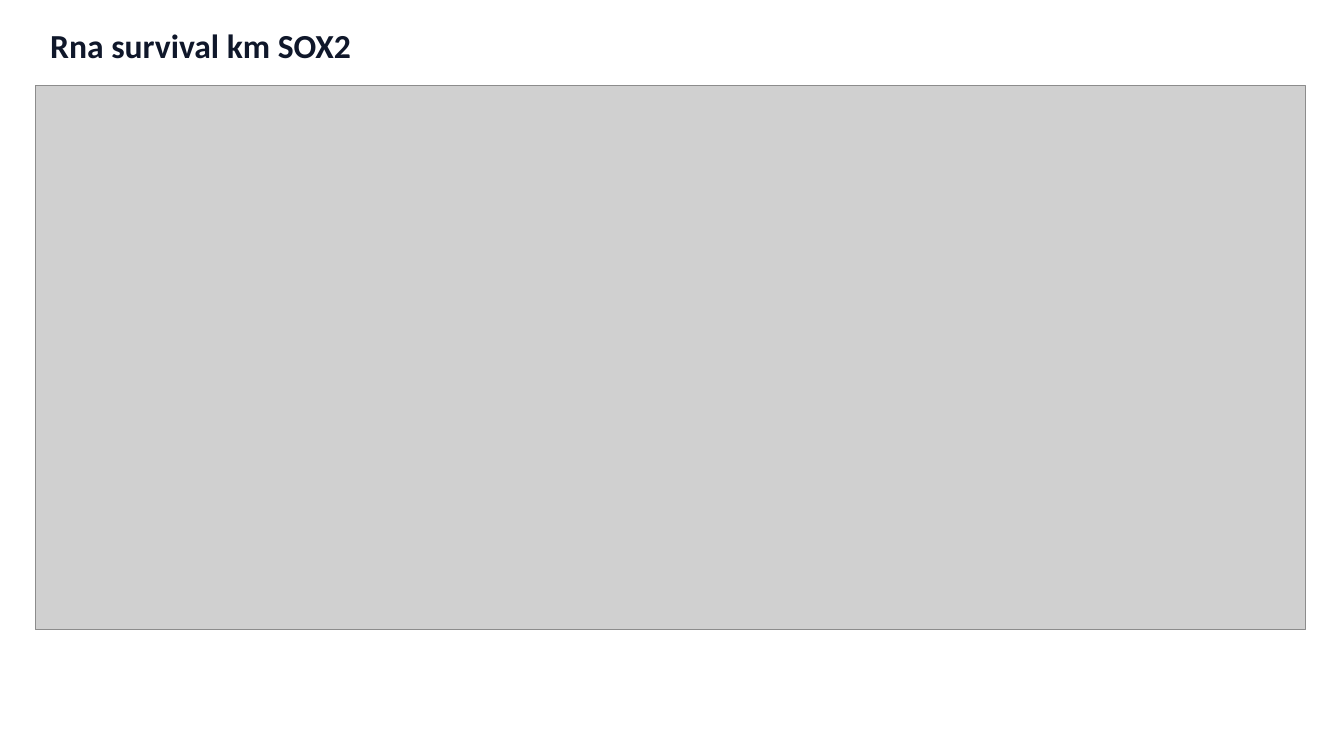
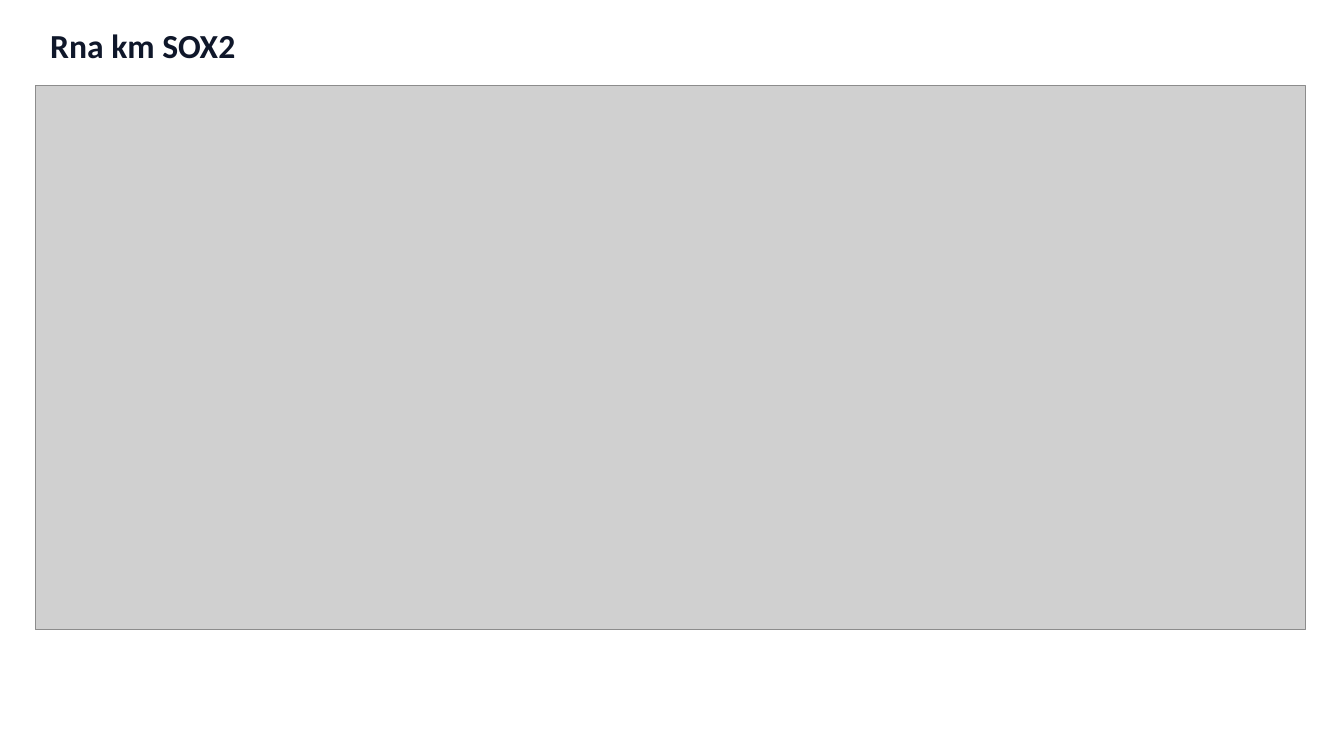
Before and after one commit to aonkondey01/HistoGEN-NucleateNY-NextGen-BioAgents-Hackathon, a slide deck: slide 27 of data/tcga_lung/important_lung_genes/visual_report/TCGA_Lung_Visual_Summary.pptx (slide 28 before the commit). Drawn at 1344x756 pixels with LibreOffice and Linux fonts; fonts in the diff are those of the drawing; grey boxes stand for pictures. Boxes give left, top, right and bottom in pixels: in the first picture for what was removed or moved away, otherwise in the second. Text is boxed around its words. In the diff, an @@ line names an element or a change of style, - is before the commit and + after.

```diff
--- a/data/tcga_lung/important_lung_genes/visual_report/TCGA_Lung_Visual_Summary.pptx
+++ b/data/tcga_lung/important_lung_genes/visual_report/TCGA_Lung_Visual_Summary.pptx
@@ text at bbox=[50, 34, 235, 59]: text changed @@
-Rna survival km SOX2
+Rna km SOX2
```
Also in this commit, not shown: 6 other slides changed, 3 slides removed, 15 other files.
